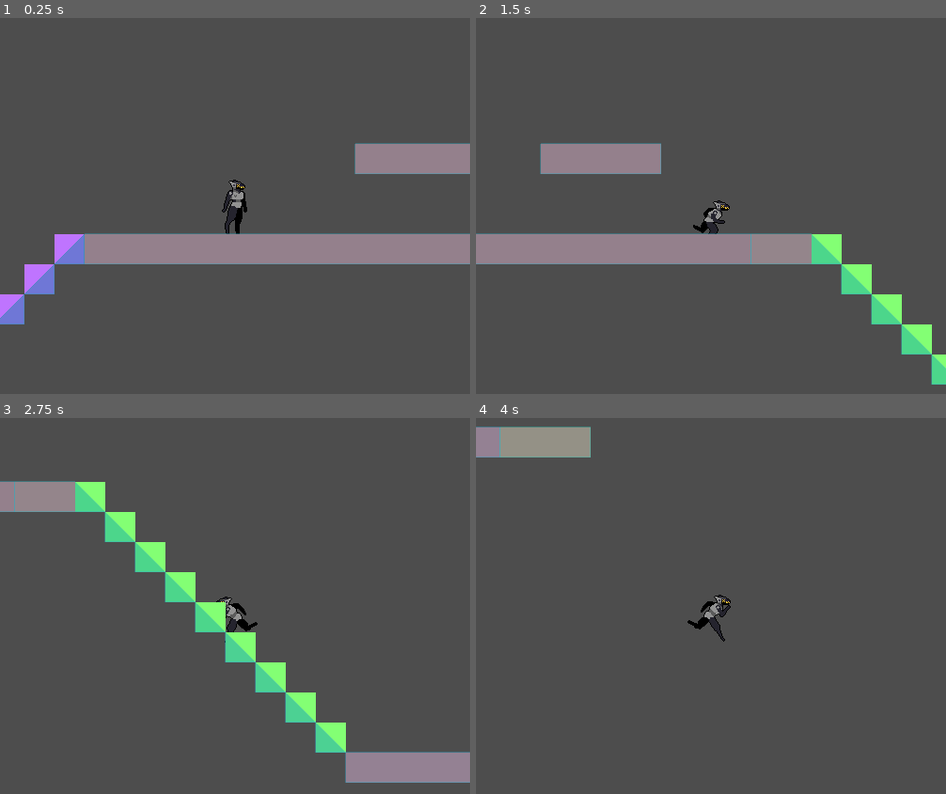
Above: before the commit, frames 1-4 (two rows, left to right).
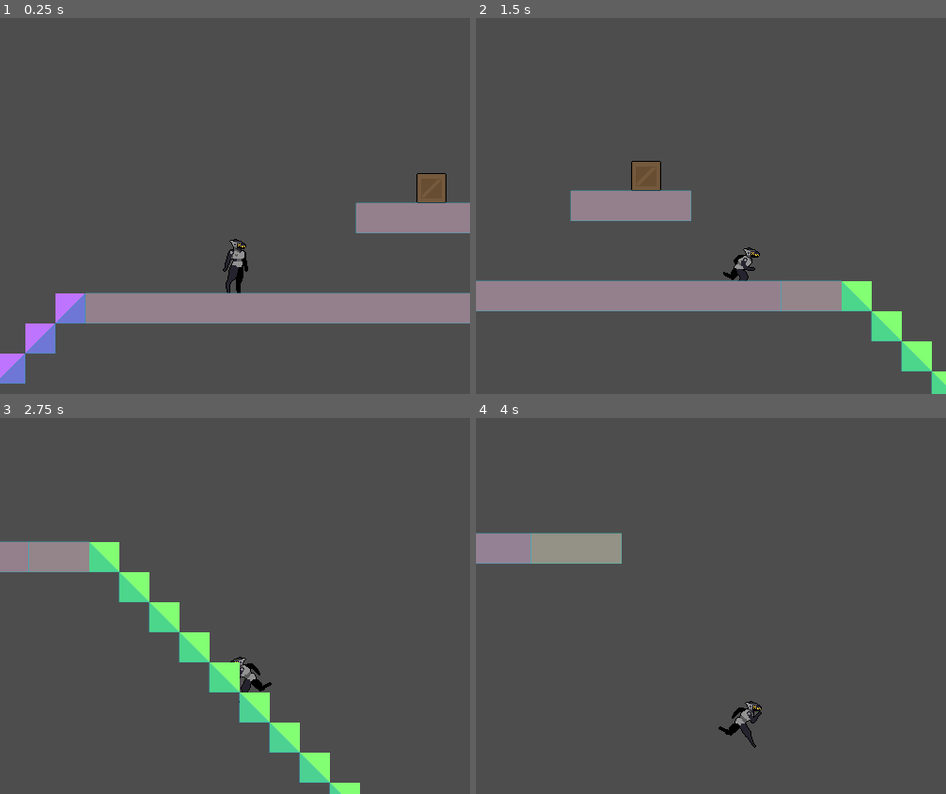
Above: after the commit, the same moments.

Repository: flrping/two-body-problem
Game: Godot game, scene res://scenes/tileset-test.tscn
Two runs of this game, one before a commit and one after it. Both use one fixed random seed, a clock stepped at 60 frames per second and the inputs below. This scene is started directly instead of the project's main scene.
Inputs:
- Up to frame 1 (0.25 s): no input
- Up to frame 2 (1.5 s): tap Enter (ui_accept) at 0.5, 0.77 s; hold Right (ui_right) from 0.53 s (still down)
- Up to frame 3 (2.75 s): tap Enter (ui_accept) at 1.52 s; release Right (ui_right) at 2.03 s; hold Left (ui_left) from 2.03 s (still down)
- Up to frame 4 (4 s): release Left (ui_left) at 2.78 s; hold Right (ui_right) from 2.78 s (still down); tap Enter (ui_accept) at 3.02, 3.77 s

The runs differ from the first frame. In frame 1, 22% of the frame differs, in the area x 0-100%, y 33-98%; in frame 2, 20%; in frame 3, 15%; in frame 4, 5.3%.

Commit message:
Add assets, begin tile mapping

Diff:
--- /dev/null
+++ b/src/assets/tilesets/levelparts1.tscn
@@ -0,0 +1,54 @@
+[gd_scene load_steps=4 format=3 uid="uid://i0eal1ome5m0"]
+
+[ext_resource type="Texture2D" uid="uid://cwhc8hhagpuds" path="res://assets/testing/tileset1-export.png" id="1_aucv4"]
+
+[sub_resource type="TileSetAtlasSource" id="TileSetAtlasSource_xxrs3"]
+texture = ExtResource("1_aucv4")
+use_texture_padding = false
+6:0/size_in_atlas = Vector2i(2, 2)
+6:0/0 = 0
+16:0/size_in_atlas = Vector2i(2, 2)
+16:0/0 = 0
+16:0/0/physics_layer_0/polygon_0/points = PackedVector2Array(-16, -16, 16, -16, 16, 16, -16, 16)
+18:0/size_in_atlas = Vector2i(2, 2)
+18:0/0 = 0
+20:0/size_in_atlas = Vector2i(2, 2)
+20:0/0 = 0
+22:0/size_in_atlas = Vector2i(2, 2)
+22:0/0 = 0
+24:0/size_in_atlas = Vector2i(2, 2)
+24:0/0 = 0
+26:0/size_in_atlas = Vector2i(2, 2)
+26:0/0 = 0
+28:0/size_in_atlas = Vector2i(2, 2)
+28:0/0 = 0
+30:0/size_in_atlas = Vector2i(2, 2)
+30:0/0 = 0
+32:0/0 = 0
+8:0/size_in_atlas = Vector2i(2, 2)
+8:0/0 = 0
+10:0/size_in_atlas = Vector2i(2, 2)
+10:0/0 = 0
+12:0/size_in_atlas = Vector2i(2, 2)
+12:0/0 = 0
+14:0/size_in_atlas = Vector2i(2, 2)
+14:0/0 = 0
+11:0/0 = 0
+11:1/0 = 0
+12:1/0 = 0
+13:0/0 = 0
+2:0/0 = 0
+3:0/0 = 0
+4:1/0 = 0
+5:1/0 = 0
+32:1/0 = 0
+33:0/0 = 0
+33:1/0 = 0
+
+[sub_resource type="TileSet" id="TileSet_hqpon"]
+tile_size = Vector2i(32, 32)
+physics_layer_0/collision_layer = 1
+sources/0 = SubResource("TileSetAtlasSource_xxrs3")
+
+[node name="LevelParts1" type="TileMapLayer"]
+tile_set = SubResource("TileSet_hqpon")
--- /dev/null
+++ b/src/assets/tilesets/spikes.tscn
@@ -0,0 +1,28 @@
+[gd_scene load_steps=4 format=3 uid="uid://ceo20opnktpu6"]
+
+[ext_resource type="Texture2D" uid="uid://cwhc8hhagpuds" path="res://assets/testing/tileset1-export.png" id="1_yaunf"]
+
+[sub_resource type="TileSetAtlasSource" id="TileSetAtlasSource_sns82"]
+texture = ExtResource("1_yaunf")
+36:0/0 = 0
+36:1/0 = 0
+38:1/0 = 0
+39:1/0 = 0
+40:1/0 = 0
+40:0/0 = 0
+41:0/0 = 0
+42:0/0 = 0
+42:1/0 = 0
+43:1/0 = 0
+44:1/0 = 0
+45:1/0 = 0
+45:0/0 = 0
+46:0/0 = 0
+47:0/0 = 0
+47:1/0 = 0
+
+[sub_resource type="TileSet" id="TileSet_2vf6x"]
+sources/0 = SubResource("TileSetAtlasSource_sns82")
+
+[node name="Spikes" type="TileMapLayer"]
+tile_set = SubResource("TileSet_2vf6x")
--- a/src/scenes/tileset-test.tscn
+++ b/src/scenes/tileset-test.tscn
@@ -1,7 +1,9 @@
-[gd_scene load_steps=5 format=4 uid="uid://7q37gfje7d61"]
+[gd_scene load_steps=7 format=4 uid="uid://7q37gfje7d61"]
 
 [ext_resource type="Texture2D" uid="uid://bi8a3cacrc0j4" path="res://tilemap-test.png" id="1_mc4gg"]
 [ext_resource type="PackedScene" uid="uid://dt3anowi1fbkx" path="res://scenes/player.tscn" id="2_hmu3g"]
+[ext_resource type="PackedScene" uid="uid://i0eal1ome5m0" path="res://assets/tilesets/levelparts1.tscn" id="3_hmu3g"]
+[ext_resource type="PackedScene" uid="uid://ceo20opnktpu6" path="res://assets/tilesets/spikes.tscn" id="4_a62so"]
 
 [sub_resource type="TileSetAtlasSource" id="TileSetAtlasSource_a62so"]
 texture = ExtResource("1_mc4gg")
@@ -24,10 +26,14 @@
 [node name="Player" parent="." instance=ExtResource("2_hmu3g")]
 position = Vector2(159, 284)
 
-[node name="Camera2D" type="Camera2D" parent="Player"]
-position = Vector2(1, 0)
-
 [node name="TileMapLayer" type="TileMapLayer" parent="."]
 tile_map_data = PackedByteArray("AAAAAAsAAQAAAAAAAAABAAsAAQAAAAAAAAACAAsAAQAAAAAAAAADAAsAAQAAAAAAAAAEAAsAAQAAAAAAAAAFAA …(832 unchanged characters)…
 tile_set = SubResource("TileSet_7dol5")
 collision_visibility_mode = 1
+
+[node name="LevelParts1" parent="." instance=ExtResource("3_hmu3g")]
+tile_map_data = PackedByteArray("AAALAAcAAAAQAAAAAAA=")
+
+[node name="Spikes" parent="." instance=ExtResource("4_a62so")]
+position = Vector2(1, 0)
+tile_map_data = PackedByteArray("AADf/yUAAAAnAAEAAADg/yUAAAAnAAEAAADh/yUAAAAnAAEAAADi/yUAAAAnAAEAAADj/yUAAAAnAAEAAADk/yUAAAAnAAEAAADl/yUAAAAnAAEAAADm/yUAAAAnAAEAAADn/yUAAAAnAAEAAAA=")
Binary file added: src/assets/level-components/Sprite-0007.png
Not shown, added: src/assets/level-components/Sprite-0007.png.import
Binary file added: src/assets/level-components/tileset1-export.png
Not shown, added: src/assets/level-components/tileset1-export.png.import
Binary file added: src/assets/testing/tileset1-export.png
Not shown, added: src/assets/testing/tileset1-export.png.import
Not shown, added: src/scripts/hazard.gd.uid
Not shown, added: assets/2bro-fall-recover/2brolandnotmoving.png
Not shown, added: assets/2bro-fall-recover/2brolandrunning-export.png
Not shown, added: assets/2bro-fall-recover/verticalfall-land-while-holding-button.png
Not shown, added: assets/2brojump.png
Not shown, added: assets/IMG_5215.png
(and 14 more such lines)
